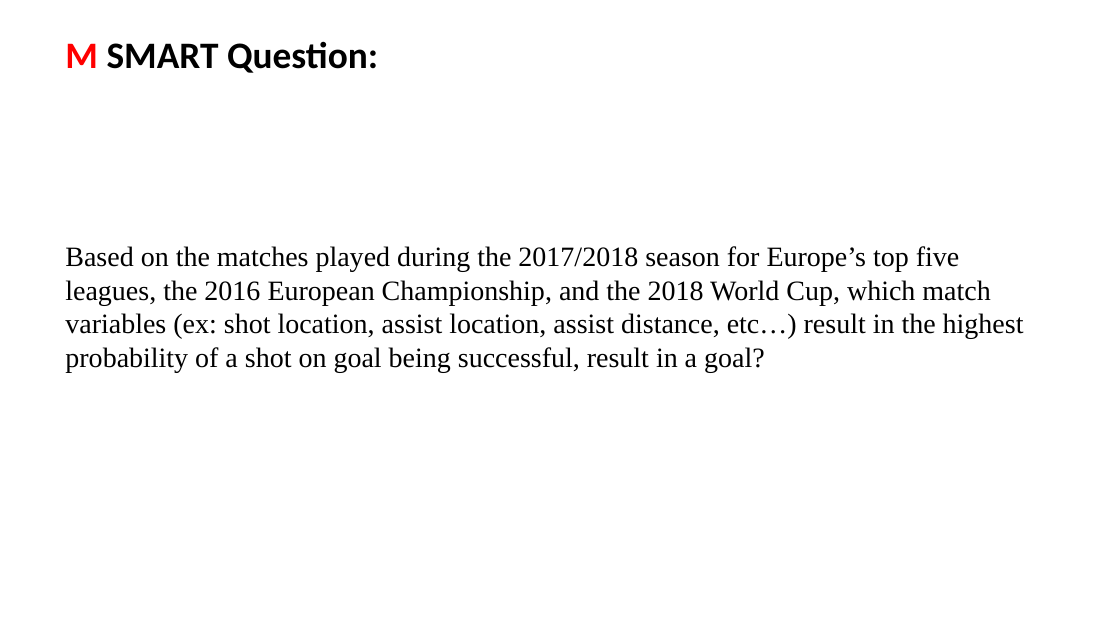
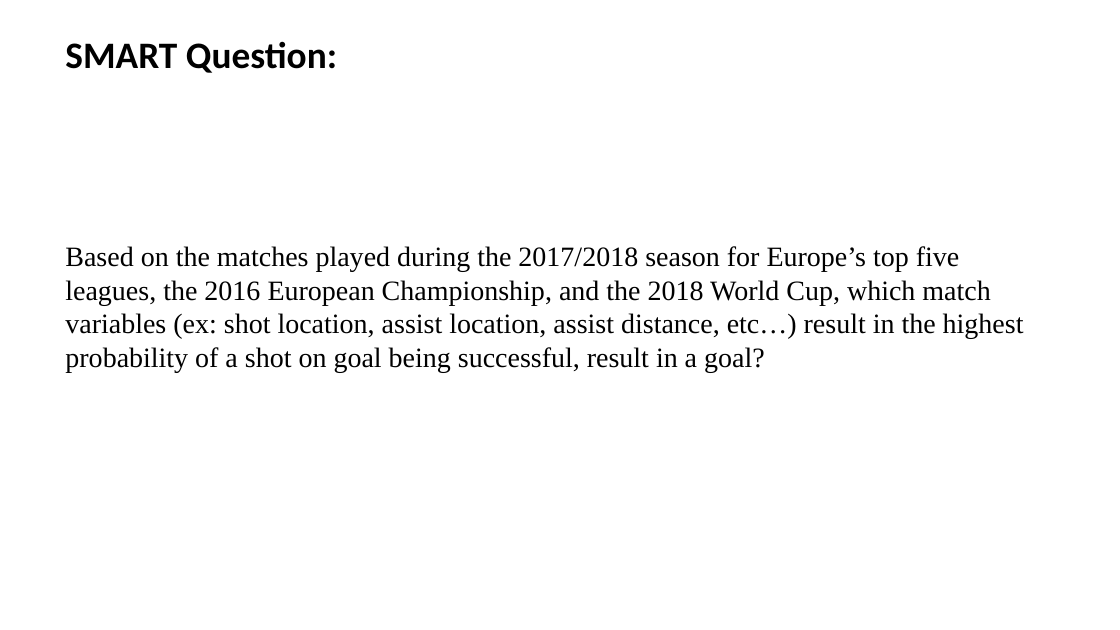
Before and after one commit to rmesina/T2_Codes-R-Us, a slide deck: slide 5 of midterm_project/Determining which variables contribute to likely hood of.pptx. Drawn at 1120x630 pixels with LibreOffice and Linux fonts; fonts in the diff are those of the drawing. Boxes give left, top, right and bottom in pixels: in the first picture for what was removed or moved away, otherwise in the second. Text is boxed around its words. In the diff, an @@ line names an element or a change of style, - is before the commit and + after.

```diff
--- a/midterm_project/Determining which variables contribute to likely hood of.pptx
+++ b/midterm_project/Determining which variables contribute to likely hood of.pptx
@@ text at [65,41,337,73]: text changed @@
-M SMART Question:
+SMART Question:
```
Also in this commit, not shown: 3 other slides changed.
